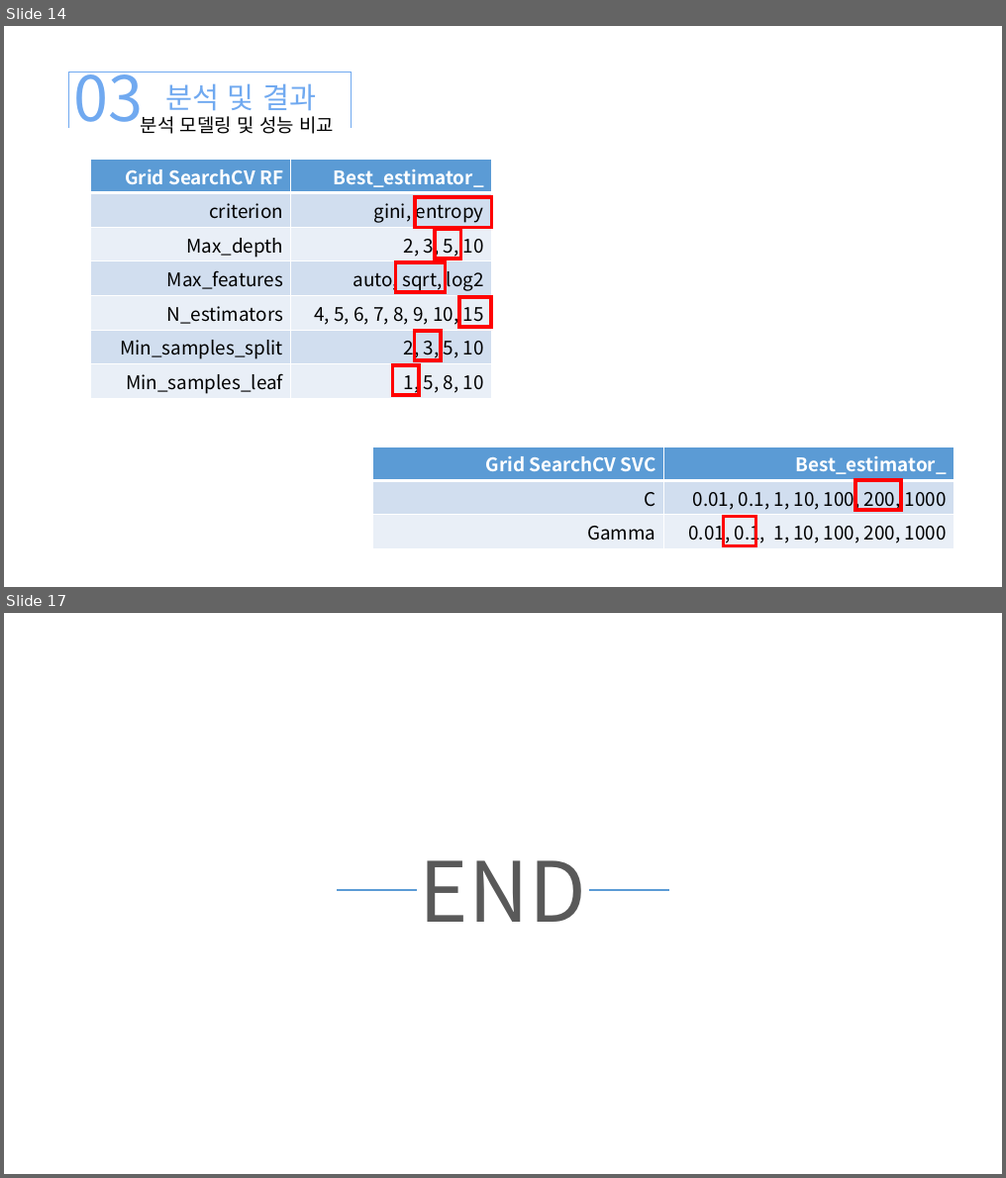
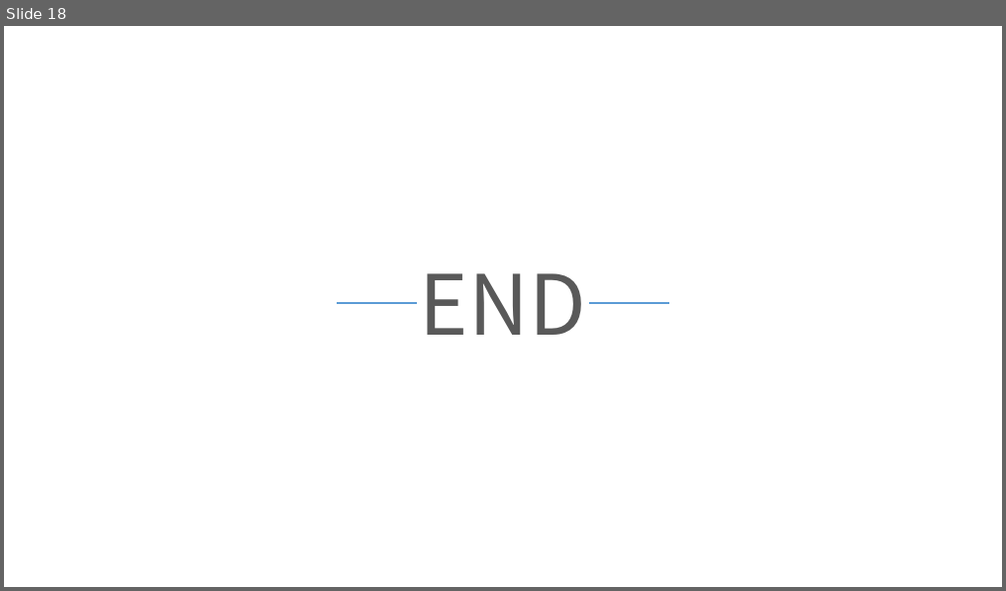
Before and after one commit to xddongx/flexink, a slide deck: 이미지 인식 기술/이미지 인식 기술_KDH.pptx. Shown one above the other, each under a label of ours: slides 14 and 17 before the commit, slide 18 after it; the slides between them are not shown. The pictures are 1006x1178 and 1006x591 pixels, drawn with LibreOffice and Linux fonts; fonts in the diff are those of the drawing. Boxes give left, top, right and bottom in pixels: in the first picture for what was removed or moved away, otherwise in the second. Text is boxed around its words. In the diff, an @@ line names an element or a change of style, - is before the commit and + after.

```diff
--- a/이미지 인식 기술/이미지 인식 기술_KDH.pptx
+++ b/이미지 인식 기술/이미지 인식 기술_KDH.pptx
@@ slide 14 removed at <box>4,26,1002,587</box>, background #FFFFFF @@
@@ right bracket removed at <box>69,72,350,129</box> @@
@@ text removed at <box>74,72,144,133</box> @@
-03
@@ text removed at <box>166,83,316,111</box> @@
-분석 및 결과
@@ text removed at <box>141,116,334,134</box> @@
-분석 모델링 및 성능 비교
@@ table removed at <box>90,160,491,398</box>, 7 rows, 2 columns @@
-Grid SearchCV RF | Best_estimator_
-criterion | gini, entropy
-Max_depth | 2, 3, 5, 10
-Max_features | auto, sqrt, log2
-N_estimators | 4, 5, 6, 7, 8, 9, 10, 15
-Min_samples_split | 2, 3, 5, 10
-Min_samples_leaf | 1, 5, 8, 10
@@ rectangle removed at <box>415,197,491,227</box> @@
@@ rectangle removed at <box>436,229,461,259</box> @@
@@ rectangle removed at <box>395,263,445,292</box> @@
@@ rectangle removed at <box>460,297,492,327</box> @@
@@ rectangle removed at <box>414,331,441,361</box> @@
@@ rectangle removed at <box>392,366,419,396</box> @@
@@ table removed at <box>373,447,954,550</box>, 3 rows, 2 columns @@
-Grid SearchCV SVC | Best_estimator_
-C | 0.01, 0.1, 1, 10, 100, 200, 1000
-Gamma | 0.01, 0.1, 1, 10, 100, 200, 1000
@@ rectangle removed at <box>855,480,901,510</box> @@
@@ line removed from (374, 516) to (937, 516) @@
@@ rectangle removed at <box>724,516,756,547</box> @@
@@ what was slide 17 is now slide 18 @@
```
Also in this commit, not shown: 2 slides changed, 14 slides added, 12 other slides removed, 11 other files.
